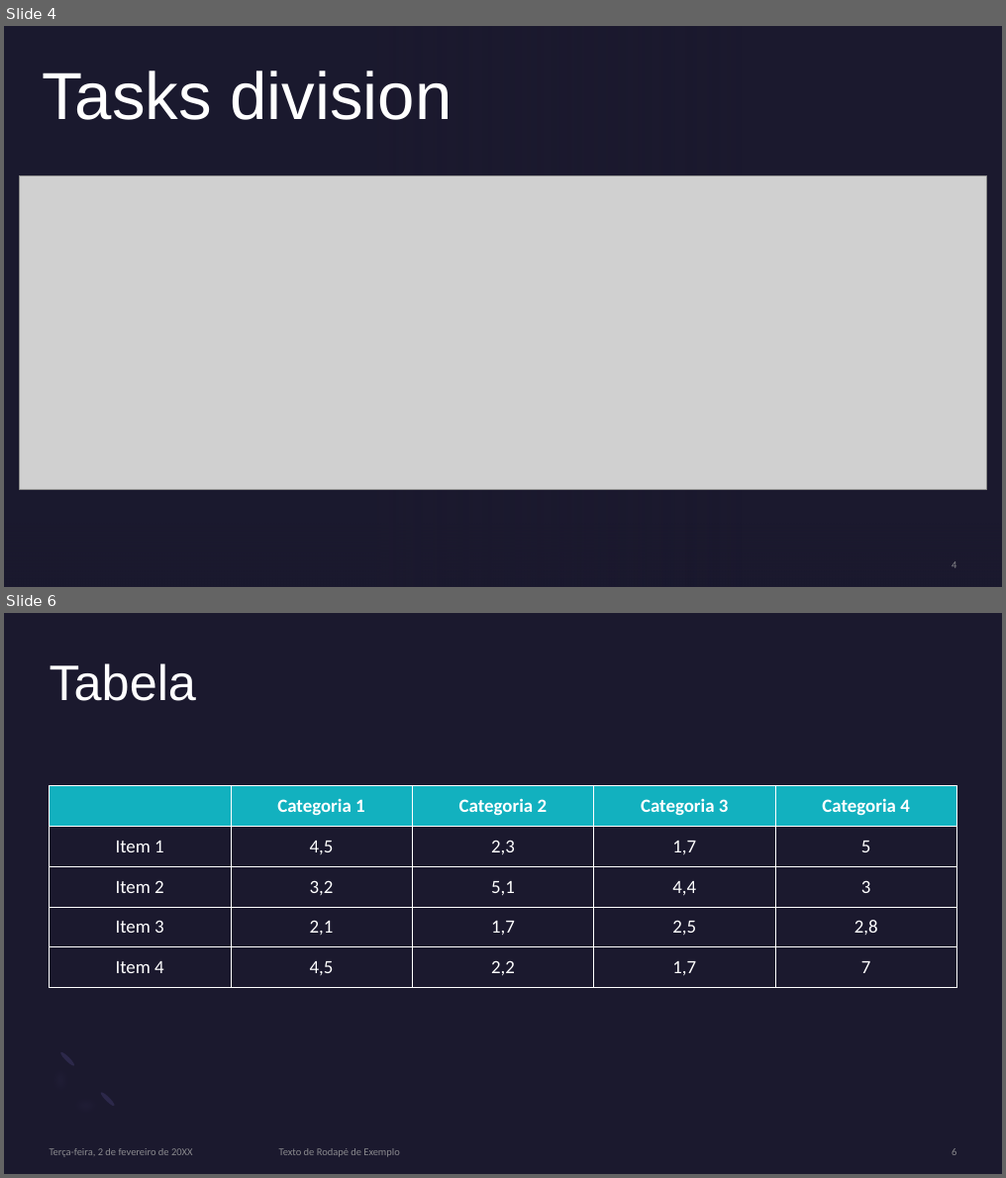
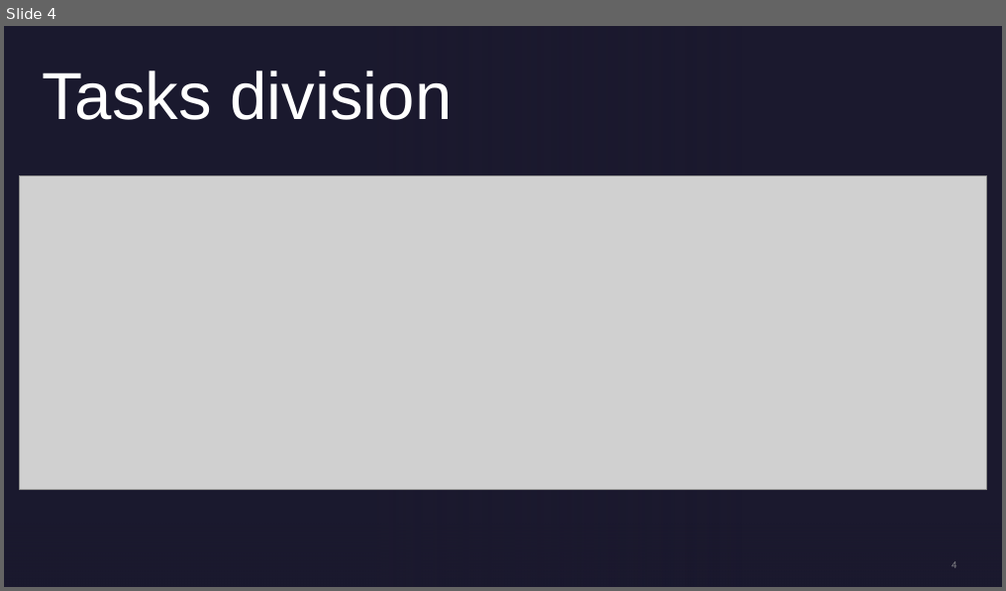
Before and after one commit to LourencoMelo/ISEP-EAPLI, a slide deck: eapli.base/docs/1191419/US9002/US9002PP.pptx. Shown one above the other, each under a label of ours: slides 4 and 6 before the commit, slide 4 after it; the slides between them are not shown. The pictures are 1006x1178 and 1006x591 pixels, drawn with LibreOffice and Linux fonts; fonts in the diff are those of the drawing; grey boxes stand for pictures; background and template pictures are left out. Boxes give left, top, right and bottom in pixels: in the first picture for what was removed or moved away, otherwise in the second. Text is boxed around its words. In the diff, an @@ line names an element or a change of style, - is before the commit and + after.

```diff
--- a/eapli.base/docs/1191419/US9002/US9002PP.pptx
+++ b/eapli.base/docs/1191419/US9002/US9002PP.pptx
@@ slide 6 removed at [4, 613, 1002, 1174], background #1B192E @@
@@ title removed at [50, 663, 196, 701] @@
-Tabela
@@ table removed at [49, 786, 958, 988], 5 rows, 5 columns @@
- | Categoria 1 | Categoria 2 | Categoria 3 | Categoria 4
-Item 1 | 4,5 | 2,3 | 1,7 | 5
-Item 2 | 3,2 | 5,1 | 4,4 | 3
-Item 3 | 2,1 | 1,7 | 2,5 | 2,8
-Item 4 | 4,5 | 2,2 | 1,7 | 7
@@ freeform shape removed at [34, 1049, 118, 1133] @@
@@ ellipse removed at [59, 1051, 76, 1067] @@
@@ ellipse removed at [99, 1091, 116, 1108] @@
@@ text removed at [50, 1149, 192, 1157] @@
-Terça-feira, 2 de fevereiro de 20XX
@@ text removed at [279, 1149, 399, 1157] @@
-Texto de Rodapé de Exemplo
@@ page number removed at [951, 1149, 956, 1156] @@
-6
```
Also in this commit, not shown: 2 slides changed, 1 slide added, 5 other slides removed.
